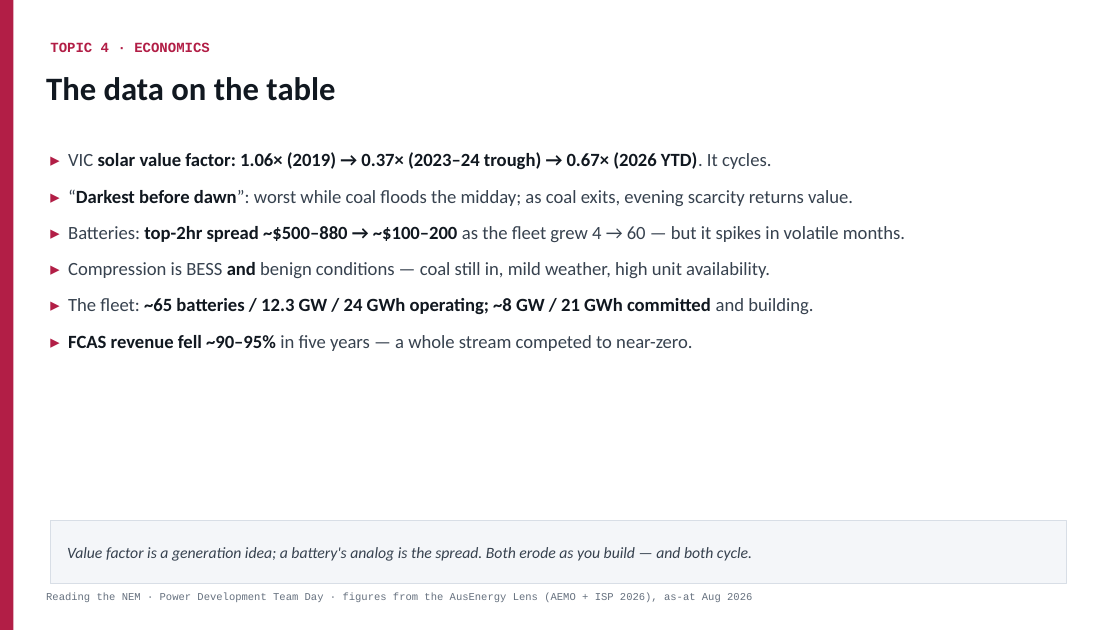
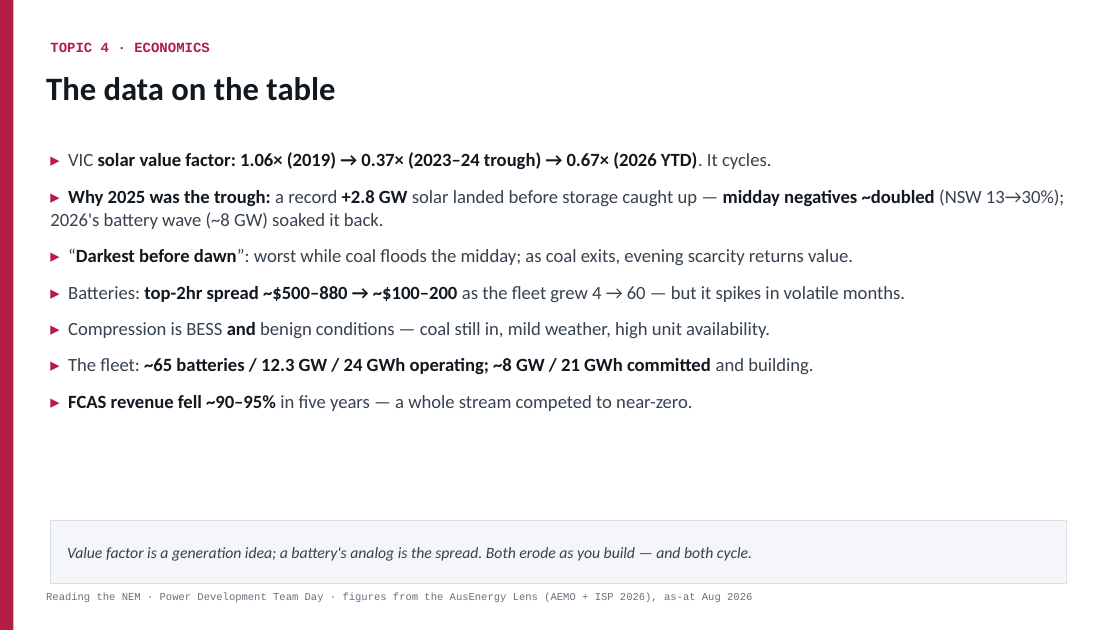
Before and after one commit to Travis-coder712/studio, a slide deck: slide 25 of nem-team-day/Reading-the-NEM-Team-Day.pptx. Drawn at 1120x630 pixels with LibreOffice and Linux fonts; fonts in the diff are those of the drawing. Boxes give left, top, right and bottom in pixels: in the first picture for what was removed or moved away, otherwise in the second. Text is boxed around its words. In the diff, an @@ line names an element or a change of style, - is before the commit and + after.

```diff
--- a/nem-team-day/Reading-the-NEM-Team-Day.pptx
+++ b/nem-team-day/Reading-the-NEM-Team-Day.pptx
@@ text at (50, 189, 1064, 229): paragraph added @@
+▸ Why 2025 was the trough: a record +2.8 GW solar landed before storage caught up — midday negatives ~doubled (NSW 13→30%); 2026's battery wave (~8 GW) soaked it back.
```
Also in this commit, not shown: 1 other slide changed, 1 other file.
